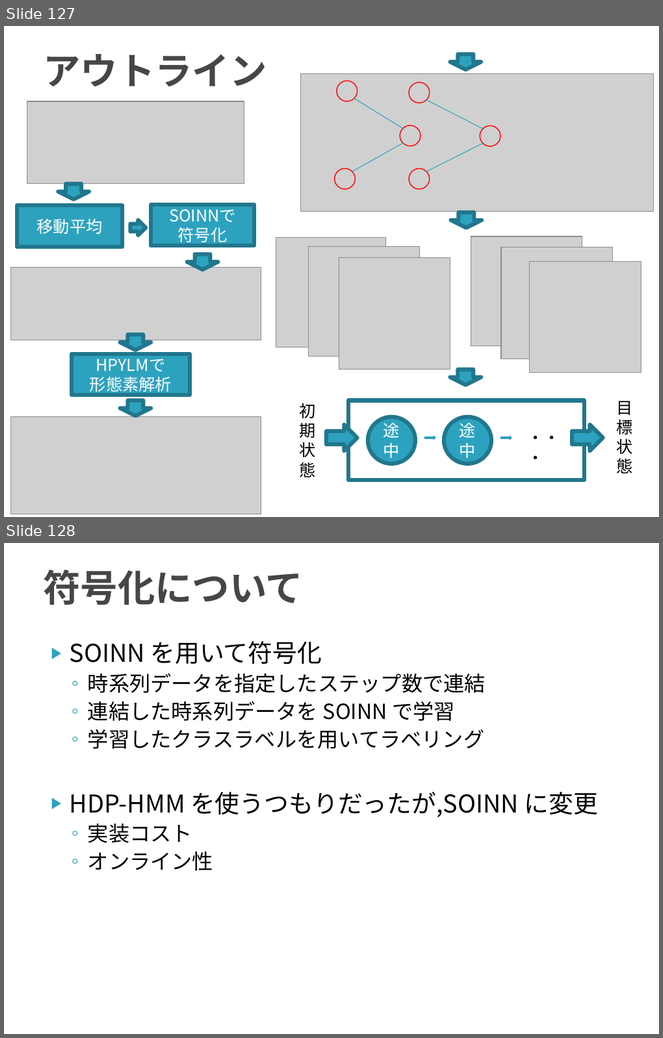
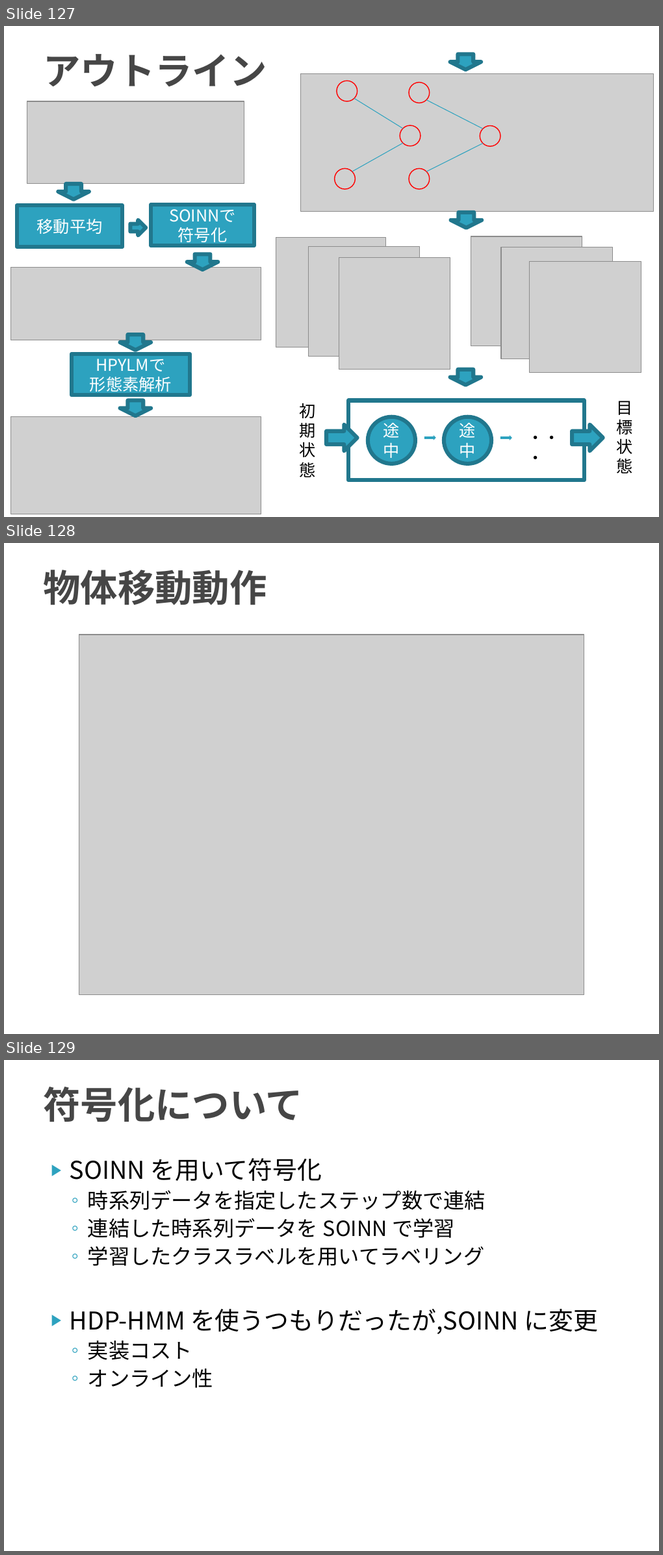
Before and after one commit to TetsuyaKomota/MyMasterStudies, a slide deck: slides/discussion2016.pptx. Shown one above the other, each under a label of ours: slides 127 and 128 before the commit, slides 127, 128 and 129 after it. The pictures are 663x1038 and 663x1555 pixels, drawn with LibreOffice and Linux fonts; fonts in the diff are those of the drawing; grey boxes stand for pictures. Boxes give left, top, right and bottom in pixels: in the first picture for what was removed or moved away, otherwise in the second. Text is boxed around its words. In the diff, an @@ line names an element or a change of style, - is before the commit and + after.

```diff
--- a/slides/discussion2016.pptx
+++ b/slides/discussion2016.pptx
@@ slide 128 added at <box>4,543,659,1034</box>, background #FFFFFF @@
@@ title added at <box>43,570,267,605</box>, 41 pt, text #464646, bold @@
+物体移動動作
@@ picture added at <box>79,635,584,995</box> @@
@@ what was slide 128 is now slide 129 @@
```
Also in this commit, not shown: 3 slides changed.
